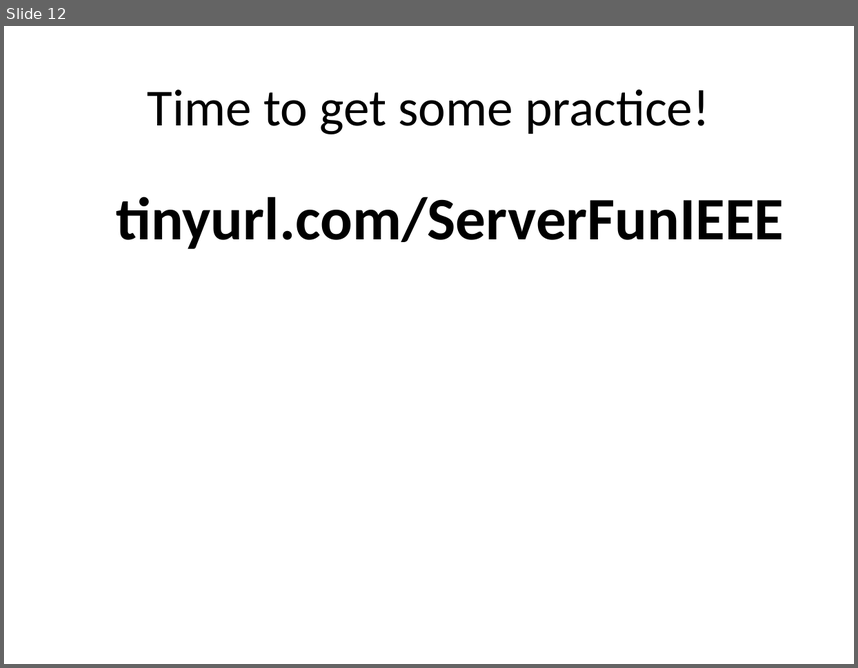
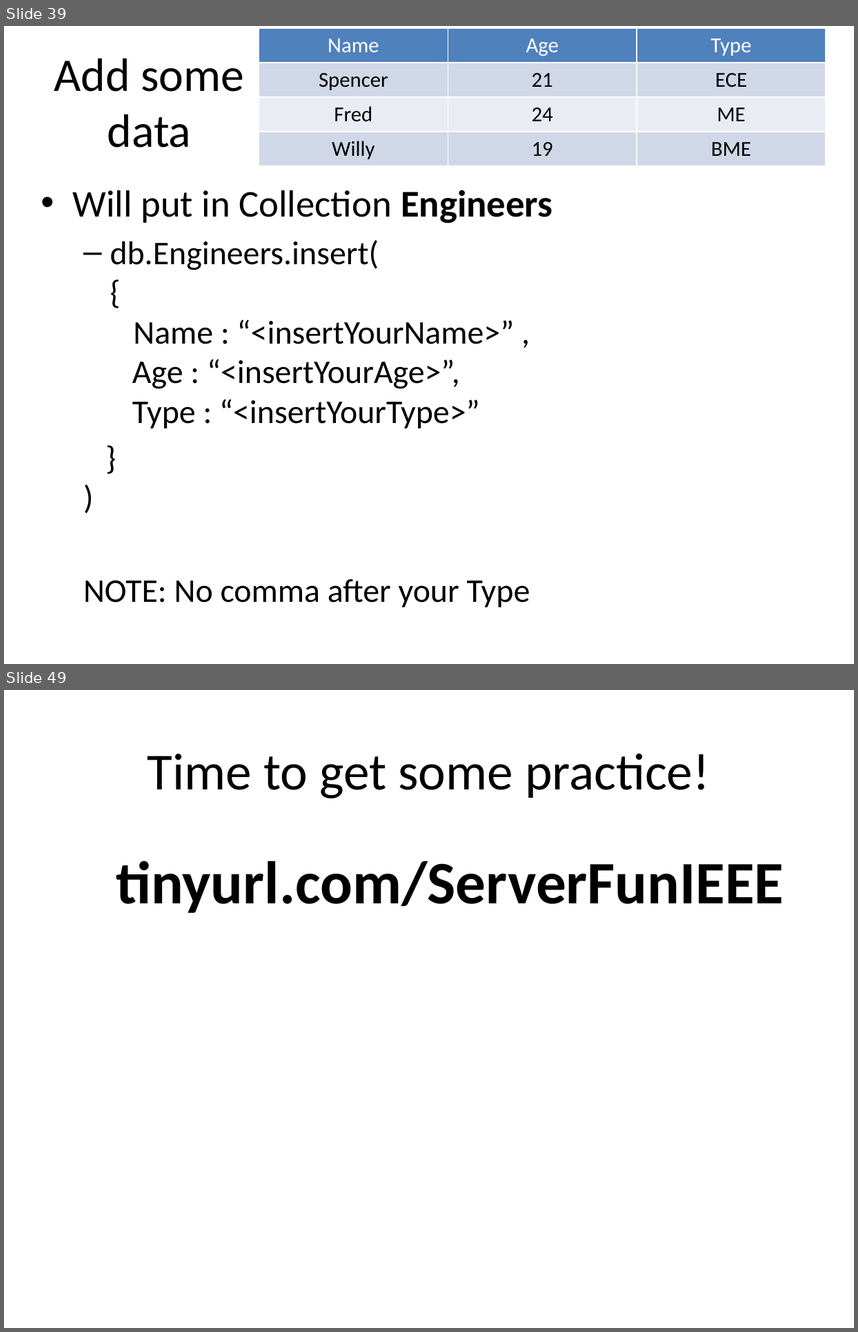
Before and after one commit to uwmadisonieee/Tutorials, a slide deck: Servers/Servers and Databases.pptx. Shown one above the other, each under a label of ours: slide 12 before the commit, slides 39 and 49 after it; the slides between them are not shown. The pictures are 858x668 and 858x1332 pixels, drawn with LibreOffice and Linux fonts; fonts in the diff are those of the drawing. Boxes give left, top, right and bottom in pixels: in the first picture for what was removed or moved away, otherwise in the second. Text is boxed around its words. In the diff, an @@ line names an element or a change of style, - is before the commit and + after.

```diff
--- a/Servers/Servers and Databases.pptx
+++ b/Servers/Servers and Databases.pptx
@@ slide 39 added at [4, 26, 854, 664], background #FFFFFF @@
@@ table added at [259, 27, 825, 165], 4 rows, 3 columns @@
+Name | Age | Type
+Spencer | 21 | ECE
+Fred | 24 | ME
+Willy | 19 | BME
@@ title added at [54, 58, 244, 147], 39.6 pt, text #000000 @@
+Add some data
@@ text added at [73, 190, 553, 607], 28 pt, text #000000 @@
+• Will put in Collection Engineers
+  – db.Engineers.insert(
+    {
+    Name : “<insertYourName>” ,
+    Age : “<insertYourAge>”,
+    Type : “<insertYourType>”
+  }
+  )
+  NOTE: No comma after your Type
@@ what was slide 12 is now slide 49 @@
```
Also in this commit, not shown: 3 slides changed, 36 other slides added, 1 other file.
